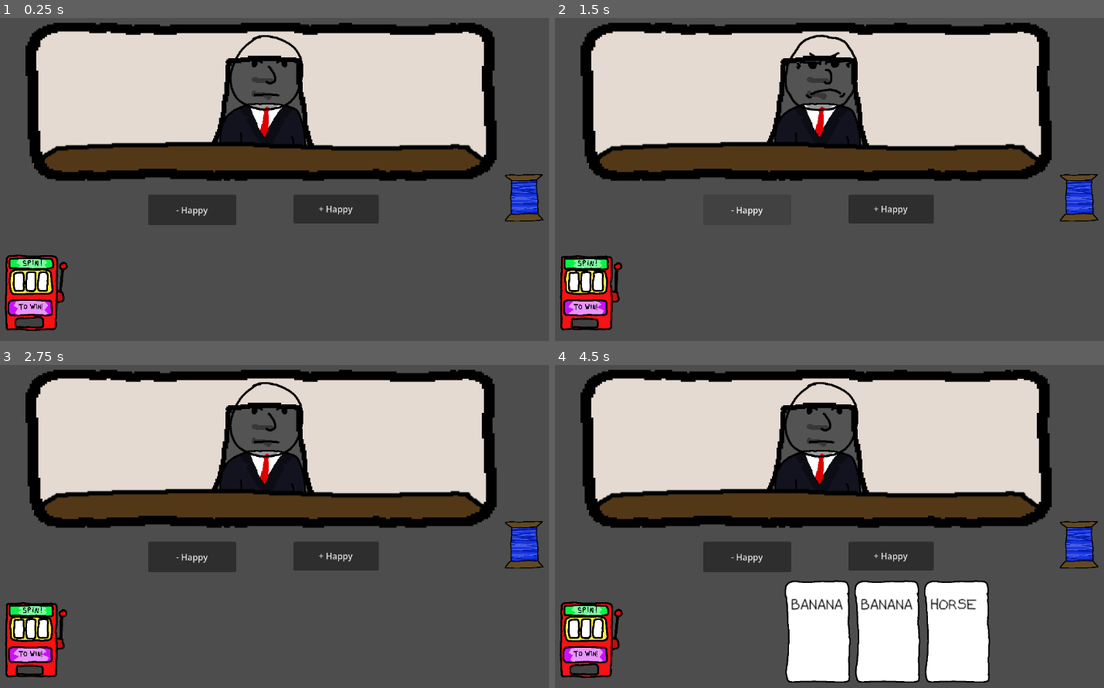
Above: before the commit, frames 1-4 (two rows, left to right).
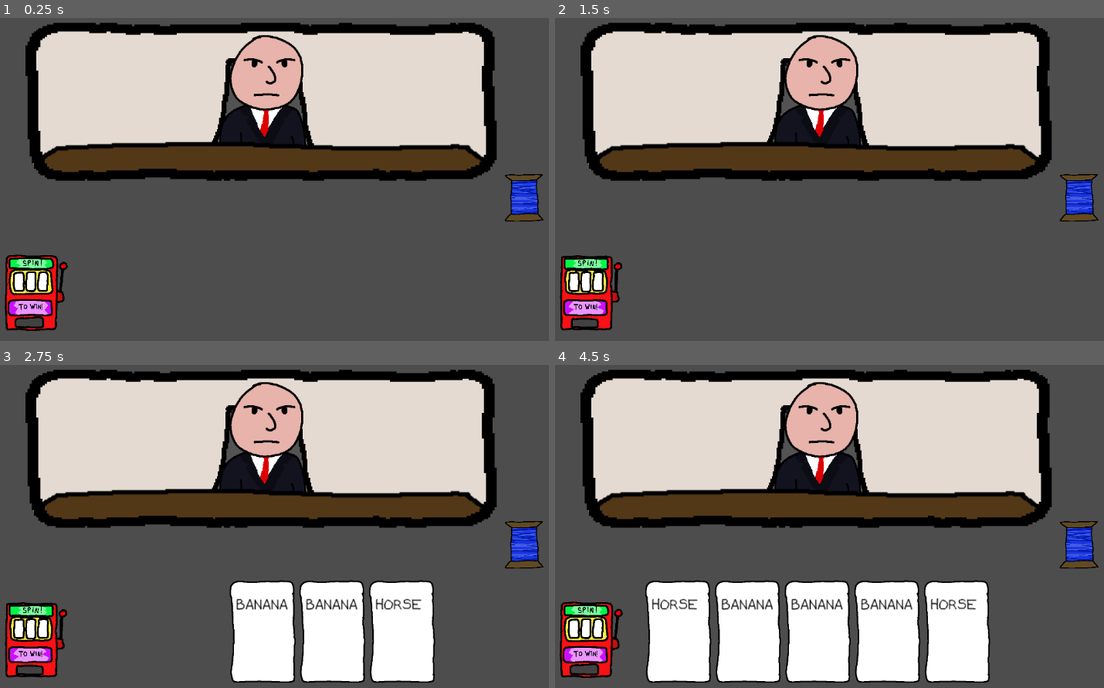
Above: after the commit, the same moments.

Repository: smelv384/spinittowinit
Game: Godot game, scene res://scenes/root.tscn
Same seed, same stepped clock (60 frames per second), same inputs: the game is played once before the commit and once after it.
Inputs (mouse positions are in pixels of both pictures, inside the frame that each line leads up to; where the layout moved, square brackets give the same spot in the first picture):
- Up to frame 1 (0.25 s): no input
- Up to frame 2 (1.5 s): click (587, 292) [889, 208] at 0.5 s; click (747, 208) at 1.25 s, where only the run before the commit has a clickable "- Happy"
- Up to frame 3 (2.75 s): click (32, 639) at 2 s
- Up to frame 4 (4.5 s): click (889, 555) at 2.75 s, where only the run before the commit has a clickable "+ Happy"; click (747, 555) at 3.5 s, where only the run before the commit has a clickable "- Happy"; click (587, 639) at 4.25 s

The runs differ from the first frame. In frame 1, 4.9% of the frame differs, in the area x 27-69%, y 5-65%; in frame 2, 3.7%; in frame 3, 16%, in the area x 27-80%, y 5-99%; in frame 4, 12%.

Commit message:
Fixing faces

Diff:
--- a/scenes/root.tscn
+++ b/scenes/root.tscn
@@ -6,20 +6,6 @@
 [ext_resource type="PackedScene" uid="uid://cc5xutgsjfnii" path="res://scenes/hand.tscn" id="5_kycxp"]
 
 [node name="Camera2D" type="Camera2D" unique_id=1384002051]
-
-[node name="Button" type="Button" parent="." unique_id=1605488120]
-offset_left = 29.0
-offset_top = 21.0
-offset_right = 188.0
-offset_bottom = 75.0
-text = "+ Happy"
-
-[node name="Button2" type="Button" parent="." unique_id=490838571]
-offset_left = -242.0
-offset_top = 21.0
-offset_right = -78.0
-offset_bottom = 78.0
-text = "- Happy"
 
 [node name="Client" parent="." unique_id=2118541271 instance=ExtResource("3_lrqlo")]
 position = Vector2(-28, -93)
@@ -36,12 +22,6 @@
 position = Vector2(232, 189)
 scale = Vector2(0.52000004, 0.52000004)
 
-[connection signal="mouse_entered" from="Button" to="Client" method="hover_happy"]
-[connection signal="mouse_exited" from="Button" to="Client" method="unhover"]
-[connection signal="pressed" from="Button" to="Client" method="change_happiness" binds= [10]]
-[connection signal="mouse_entered" from="Button2" to="Client" method="hover_angry"]
-[connection signal="mouse_exited" from="Button2" to="Client" method="unhover"]
-[connection signal="pressed" from="Button2" to="Client" method="change_happiness" binds= [-10]]
 [connection signal="generate_cards" from="SlotMachine" to="Hand" method="_on_slot_machine_generate_cards"]
 [connection signal="enter_hover_state" from="Hand" to="Client" method="_on_hand_enter_hover_state"]
 [connection signal="exit_hover_state" from="Hand" to="Client" method="_on_hand_exit_hover_state"]
Binary file changed: assets/faces/Face-angry-1.png
Binary file changed: assets/faces/Face-orgasmic-1.png
Binary file added: assets/faces/face-angry-no-circle.png
Not shown, added: assets/faces/face-angry-no-circle.png.import
Binary file changed: assets/faces/face-enraged-1.png
Binary file added: assets/faces/face-enraged-2.png
Not shown, added: assets/faces/face-enraged-2.png.import
Binary file added: assets/faces/face-enraged-no-circle.png
Not shown, added: assets/faces/face-enraged-no-circle.png.import
Binary file changed: assets/faces/face-happy-1.png
Binary file added: assets/faces/face-happy-no-circle.png
Not shown, added: assets/faces/face-happy-no-circle.png.import
(and 11 more such lines)
